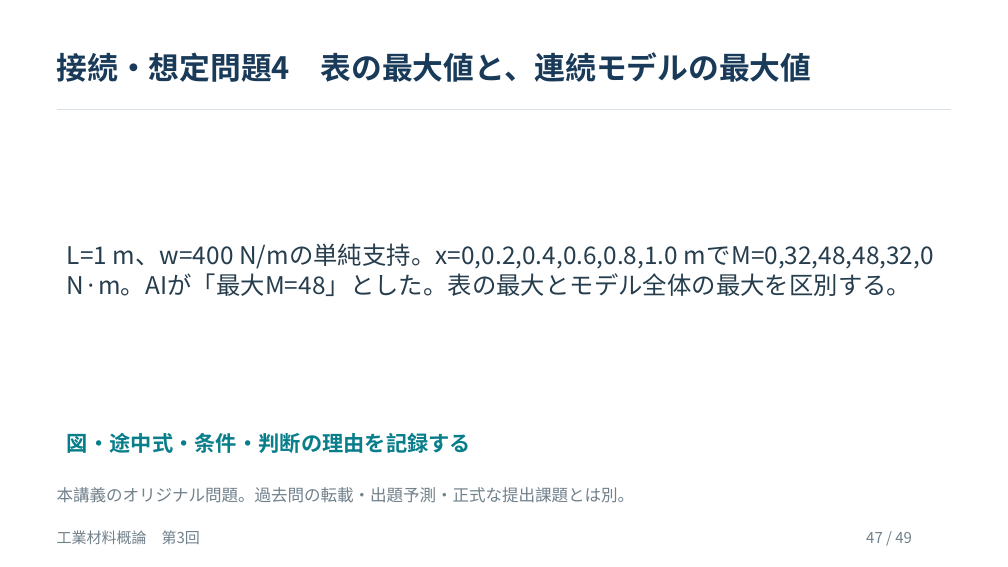
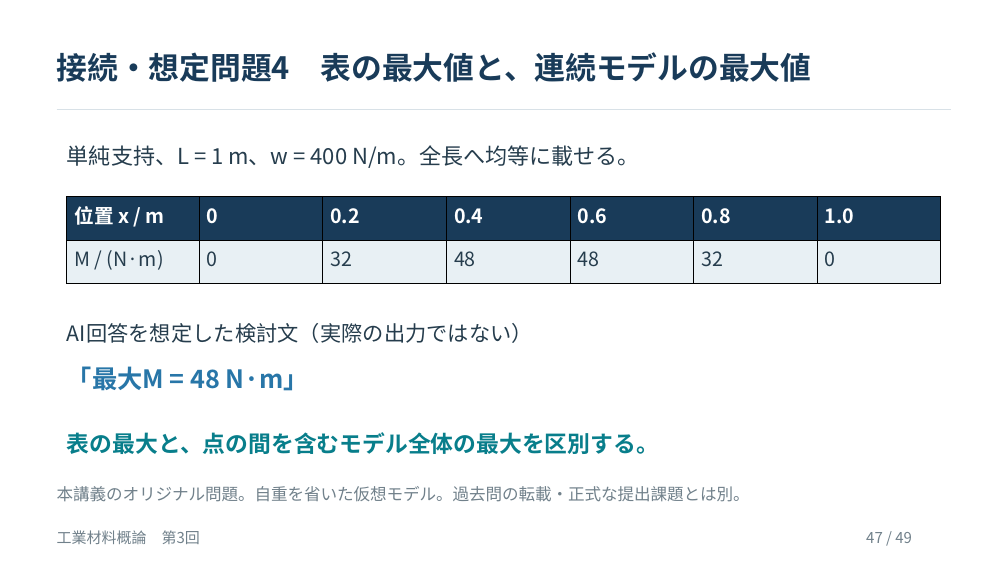
Before and after one commit to zooc-14calbp/industrial-materials-course, a slide deck: slide 47 of 学生用/第03回/03_授業スライド.pptx. Drawn at 1008x567 pixels with LibreOffice and Linux fonts; fonts in the diff are those of the drawing. Boxes give left, top, right and bottom in pixels: in the first picture for what was removed or moved away, otherwise in the second. Text is boxed around its words. In the diff, an @@ line names an element or a change of style, - is before the commit and + after.

```diff
--- a/学生用/第03回/03_授業スライド.pptx
+++ b/学生用/第03回/03_授業スライド.pptx
@@ text added at [67, 145, 640, 168], 21 pt, text #263D4D @@
+単純支持、L = 1 m、w = 400 N/m。全長へ均等に載せる。
@@ table added at [67, 197, 944, 284], 2 rows, 7 columns @@
+位置 x / m | 0 | 0.2 | 0.4 | 0.6 | 0.8 | 1.0
+M / (N·m) | 0 | 32 | 48 | 48 | 32 | 0
@@ text removed at [67, 243, 934, 296] @@
-L=1 m、w=400 N/mの単純支持。x=0,0.2,0.4,0.6,0.8,1.0 mでM=0,32,48,48,32,0 N·m。AIが「最大M=48」とした。表の最大とモデル全体の最大を区別する。
@@ text added at [67, 323, 533, 343], 20.2 pt, text #263D4D @@
+AI回答を想定した検討文（実際の出力ではない）
@@ text added at [67, 366, 309, 391], 24 pt, text #2876A8, bold @@
+「最大M = 48 N·m」
@@ text at [67, 432, 659, 454]: text changed; size 20.2 to 21.8 pt @@
-図・途中式・条件・判断の理由を記録する
+表の最大と、点の間を含むモデル全体の最大を区別する。
@@ text at [57, 486, 750, 502]: text changed @@
-本講義のオリジナル問題。過去問の転載・出題予測・正式な提出課題とは別。
+本講義のオリジナル問題。自重を省いた仮想モデル。過去問の転載・正式な提出課題とは別。
```
Also in this commit, not shown: 11 other slides changed, 8 other files.
